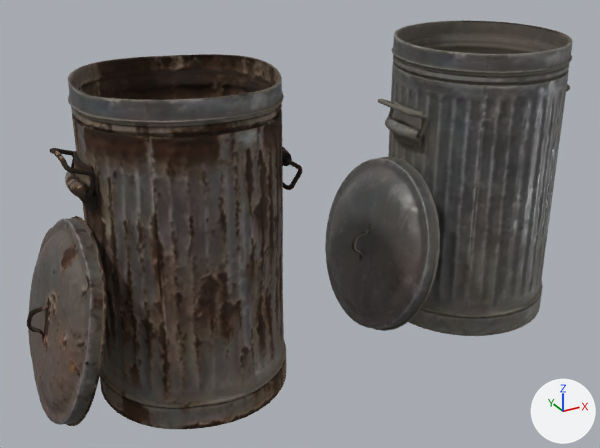
The glTF model cashclash/desktop/assets/models/trash_can.glb, before and after one commit.
Camera for both pictures: a 50 mm camera at (-1.237, -1.997, 1.406) aimed at (-0.132, 0.012, 0.402). Every picture has the same lights, and +X, +Y and +Z are marked at lower right. The picture after the commit comes second. Where no turn or scale is listed for an object, it has been applied to the vertices.

Objects in the first picture: 'metal_trash_can', 'metal_trash_can_lid', 'metal_trash_can_rust', 'metal_trash_can_rust_handle_left', 'metal_trash_can_rust_handle_right', 'metal_trash_can_rust_lid' and 1 more.
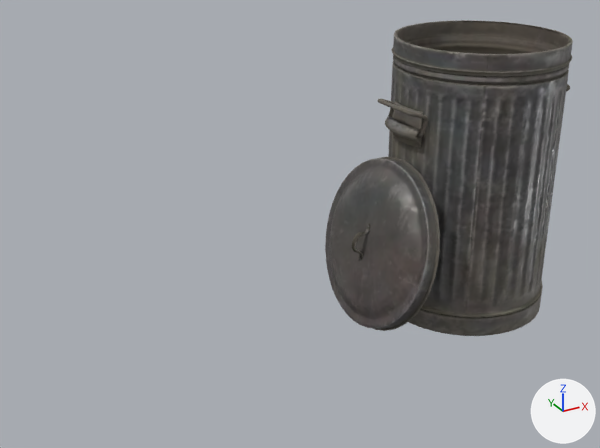
The newer file is also turned or shifted as a whole; pictures and numbers use the older file's frame.

The change in detail:
Object 'metal_trash_can_rust' (ob_metal_trash_can_rust) is deleted.
Object 'metal_trash_can_rust_handle_left' (ob_metal_trash_can_rust_handle_left) is deleted.
Object 'metal_trash_can_rust_handle_right' (ob_metal_trash_can_rust_handle_right) is deleted.
Object 'metal_trash_can_rust_lid' (ob_metal_trash_can_rust_lid) is deleted.

Where the change shows, as pixel boxes (x1, y1, x2, y2) in the pictures (600 x 448 px):
'metal_trash_can_rust', deleted: before (65, 54, 292, 429)
'metal_trash_can_rust_lid', deleted: before (27, 216, 107, 426)
'metal_trash_can_rust_handle_left', deleted: before (50, 148, 96, 197)
'metal_trash_can_rust_handle_right', deleted: before (282, 157, 302, 190)
